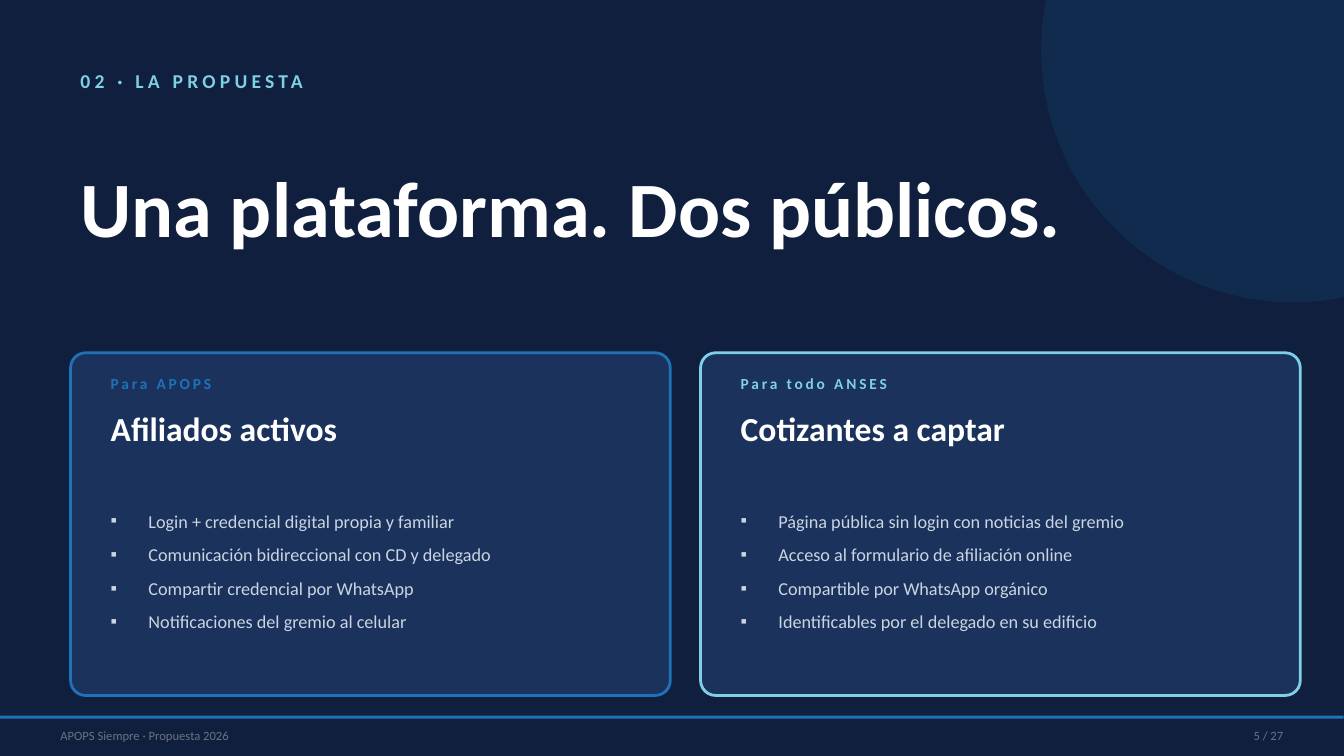
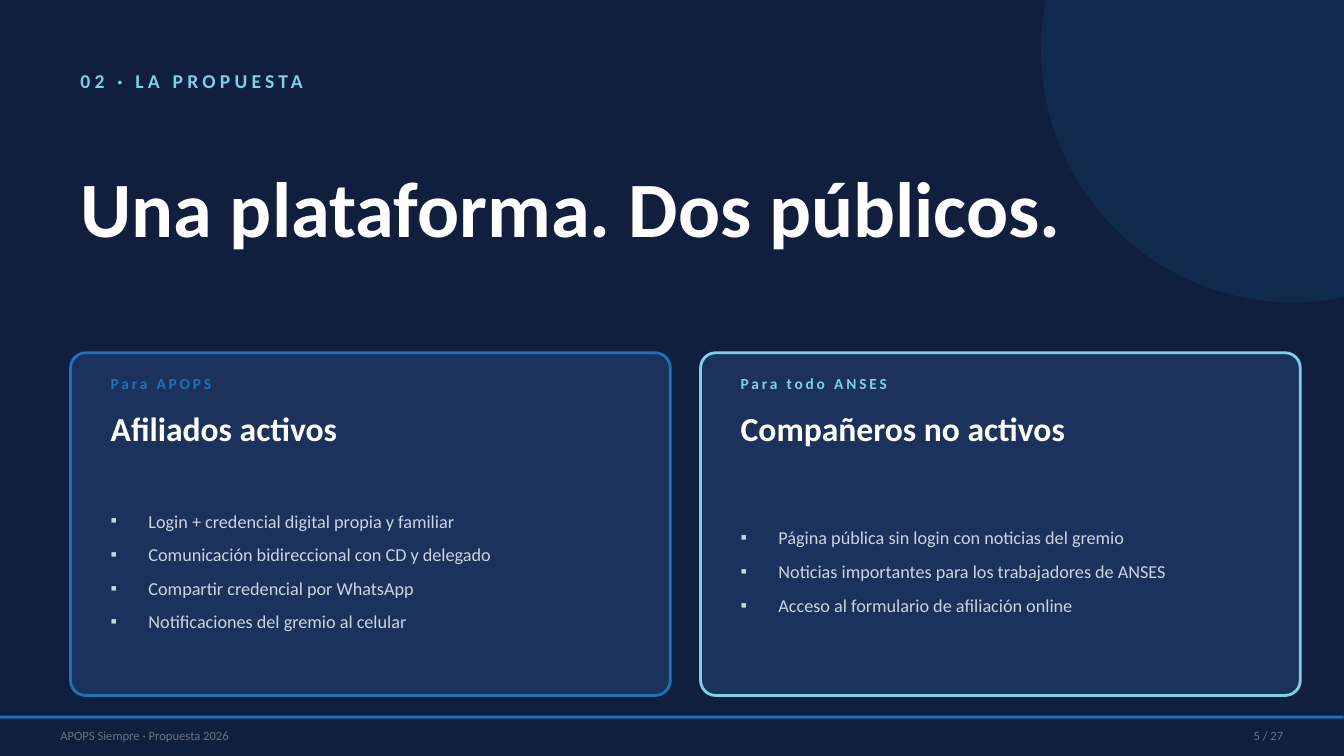
Before and after one commit to saadypacheco/apops, a slide deck: slide 5 of Presentacion-APOPS-Siempre.pptx. Drawn at 1344x756 pixels with LibreOffice and Linux fonts; fonts in the diff are those of the drawing. Boxes give left, top, right and bottom in pixels: in the first picture for what was removed or moved away, otherwise in the second. Text is boxed around its words. In the diff, an @@ line names an element or a change of style, - is before the commit and + after.

```diff
--- a/Presentacion-APOPS-Siempre.pptx
+++ b/Presentacion-APOPS-Siempre.pptx
@@ text at [741,417,1065,447]: text changed @@
-Cotizantes a captar
+Compañeros no activos
@@ text at [778,565,1166,581]: paragraph added @@
+▪ Noticias importantes para los trabajadores de ANSES
@@ text at [778,582,1097,631]: paragraphs removed @@
-▪ Compartible por WhatsApp orgánico
-▪ Identificables por el delegado en su edificio
```
Also in this commit, not shown: 6 other slides changed, 2 other files.
